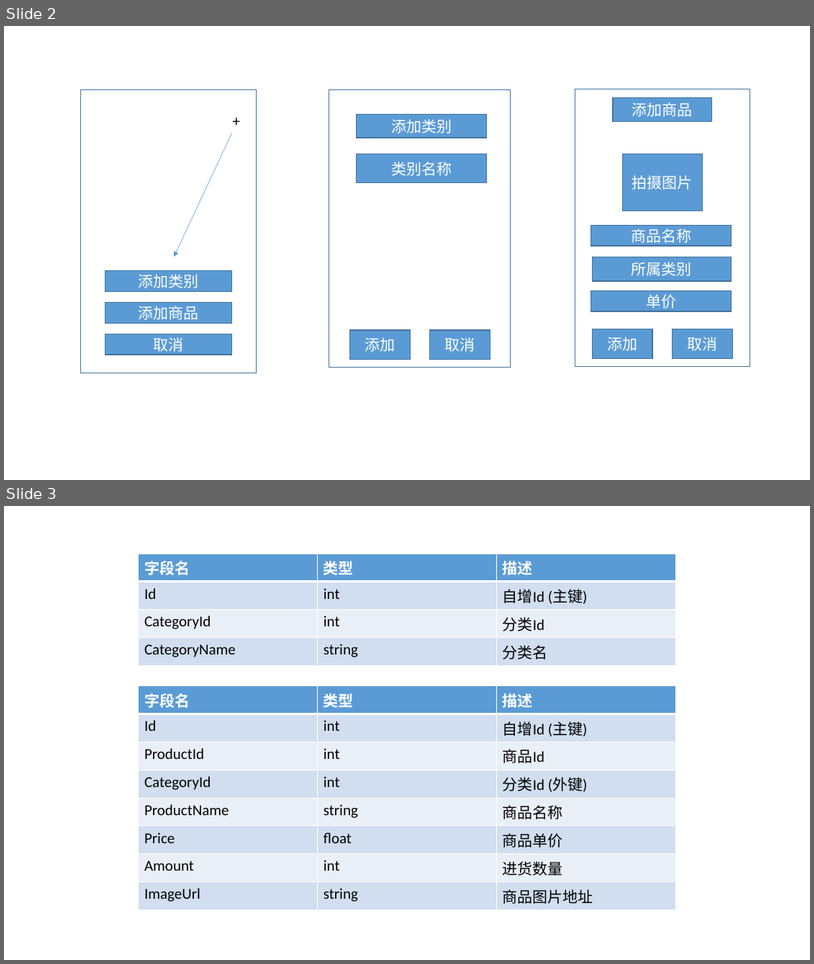
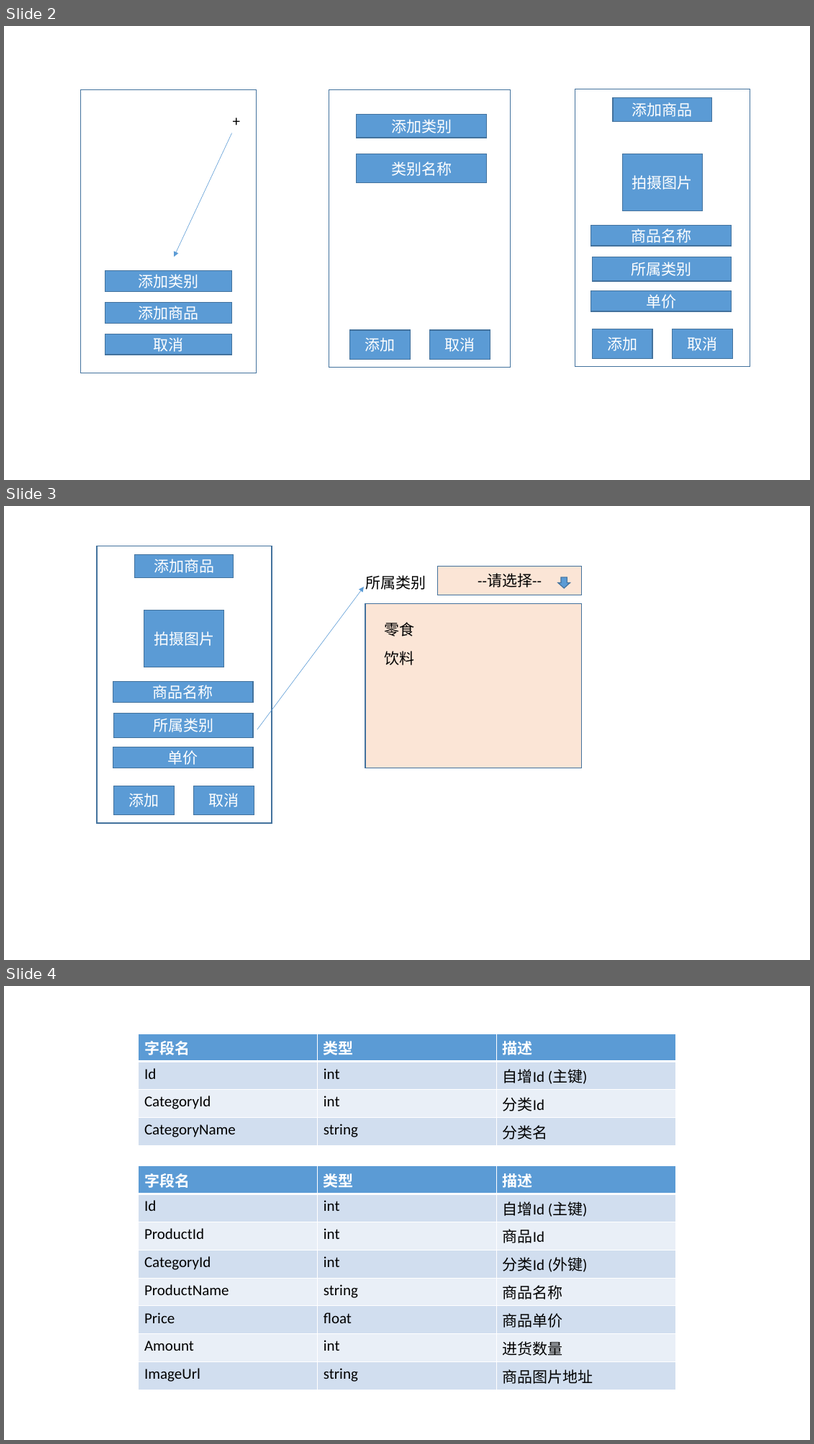
Before and after one commit to zhiyuanFan/PurchaseNote, a slide deck: PurchaseNote/Document/develop.pptx. Shown one above the other, each under a label of ours: slides 2 and 3 before the commit, slides 2, 3 and 4 after it. The pictures are 814x964 and 814x1444 pixels, drawn with LibreOffice and Linux fonts; fonts in the diff are those of the drawing. Boxes give left, top, right and bottom in pixels: in the first picture for what was removed or moved away, otherwise in the second. Text is boxed around its words. In the diff, an @@ line names an element or a change of style, - is before the commit and + after.

```diff
--- a/PurchaseNote/Document/develop.pptx
+++ b/PurchaseNote/Document/develop.pptx
@@ slide 3 added at (4, 506, 810, 960), background #FFFFFF @@
@@ arrow added from (257, 729) to (364, 587), #5B9BD5 0.5 pt @@
@@ group added at (365, 566, 582, 768): 3 texts, 2 rectangles, 1 down arrow @@
+--请选择--
+所属类别
+零食
+饮料
@@ group added at (97, 546, 272, 823): 8 rectangles @@
+添加商品
+商品名称
+单价
+添加
+取消
+拍摄图片
+所属类别
@@ what was slide 3 is now slide 4 @@
```
Also in this commit, not shown: 12 other files.
